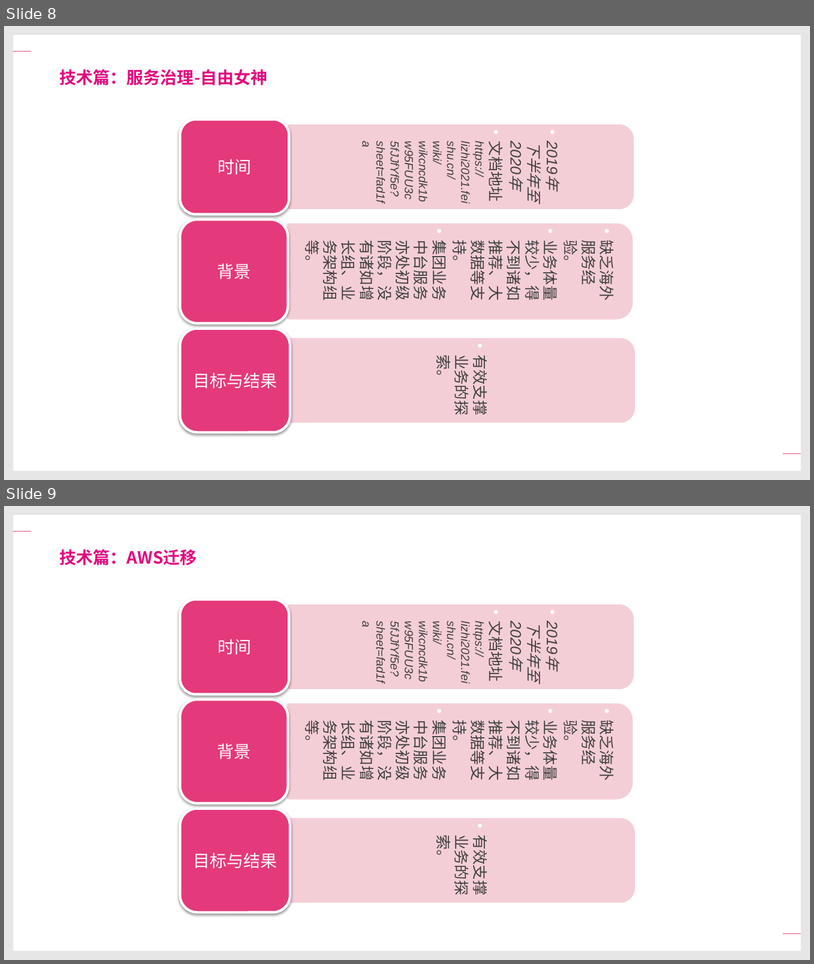
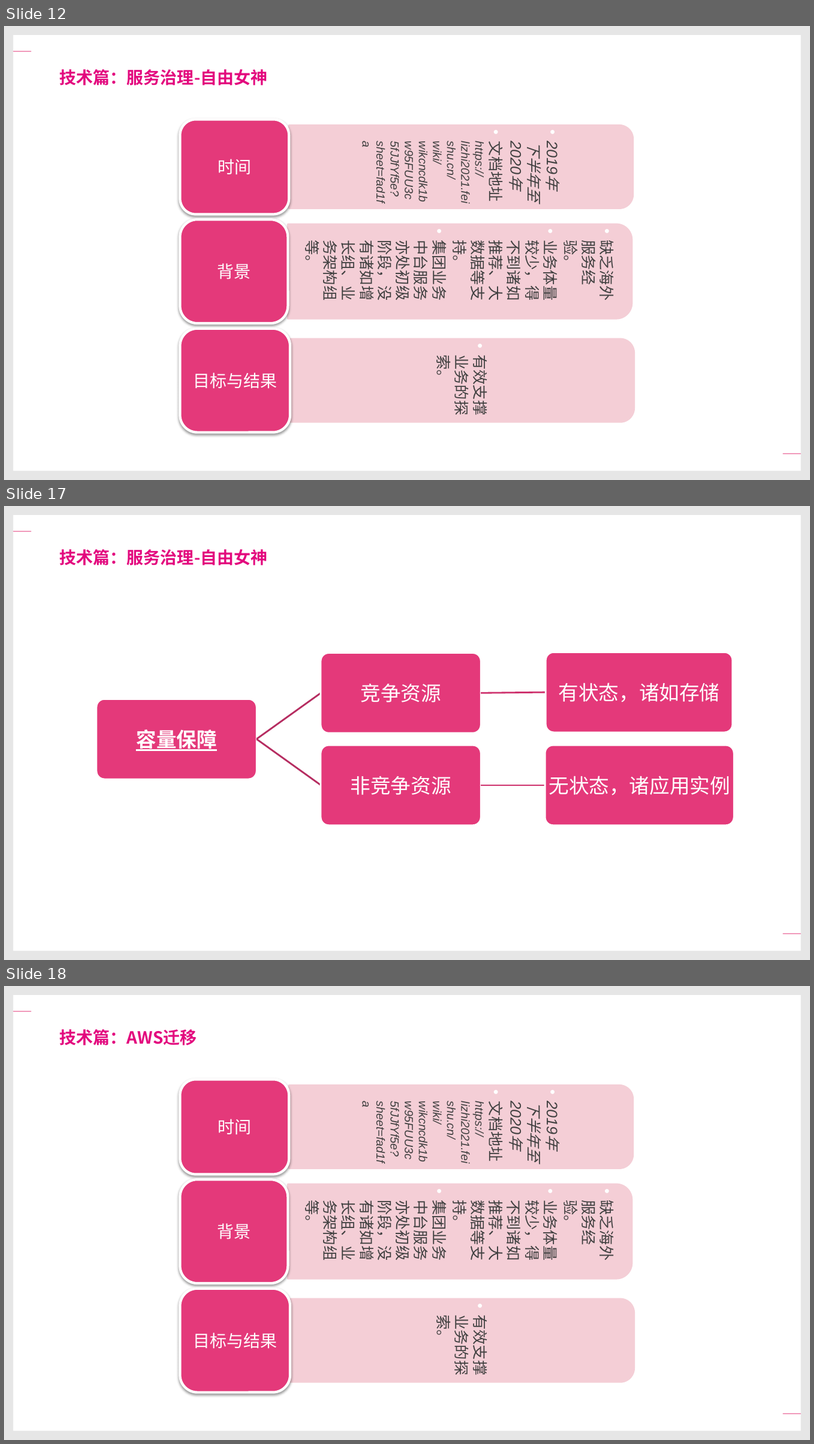
Before and after one commit to xiejuntao/growth, a slide deck: Review/TIYA服务这三年.pptx. Shown one above the other, each under a label of ours: slides 8 and 9 before the commit, slides 12, 17 and 18 after it; the slides between them are not shown. The pictures are 814x964 and 814x1444 pixels, drawn with LibreOffice and Linux fonts; fonts in the diff are those of the drawing; background and template pictures are left out. Boxes give left, top, right and bottom in pixels: in the first picture for what was removed or moved away, otherwise in the second. Text is boxed around its words. In the diff, an @@ line names an element or a change of style, - is before the commit and + after.

```diff
--- a/Review/TIYA服务这三年.pptx
+++ b/Review/TIYA服务这三年.pptx
@@ slide 17 added at box(4, 506, 810, 960), background #FFFFFF; not listed: 6 template elements that a slide beside it also shows @@
@@ text added at box(60, 549, 268, 565), 20 pt, text #E3097E, bold @@
+技术篇：服务治理-自由女神
@@ group added at box(96, 652, 734, 825): 5 rounded rectangles, 5 texts, 4 freeform shapes @@
+容量保障
+竞争资源
+有状态，诸如存储
+非竞争资源
+无状态，诸应用实例
@@ what was slide 8 is now slide 12 @@
@@ what was slide 9 is now slide 18 @@
```
Also in this commit, not shown: 1 slide changed, 10 other slides added.
